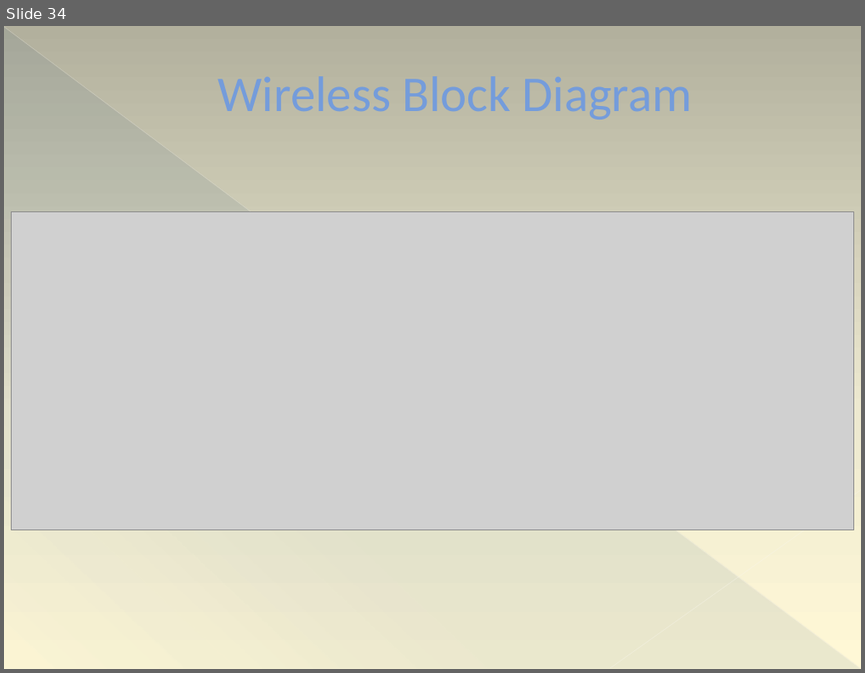
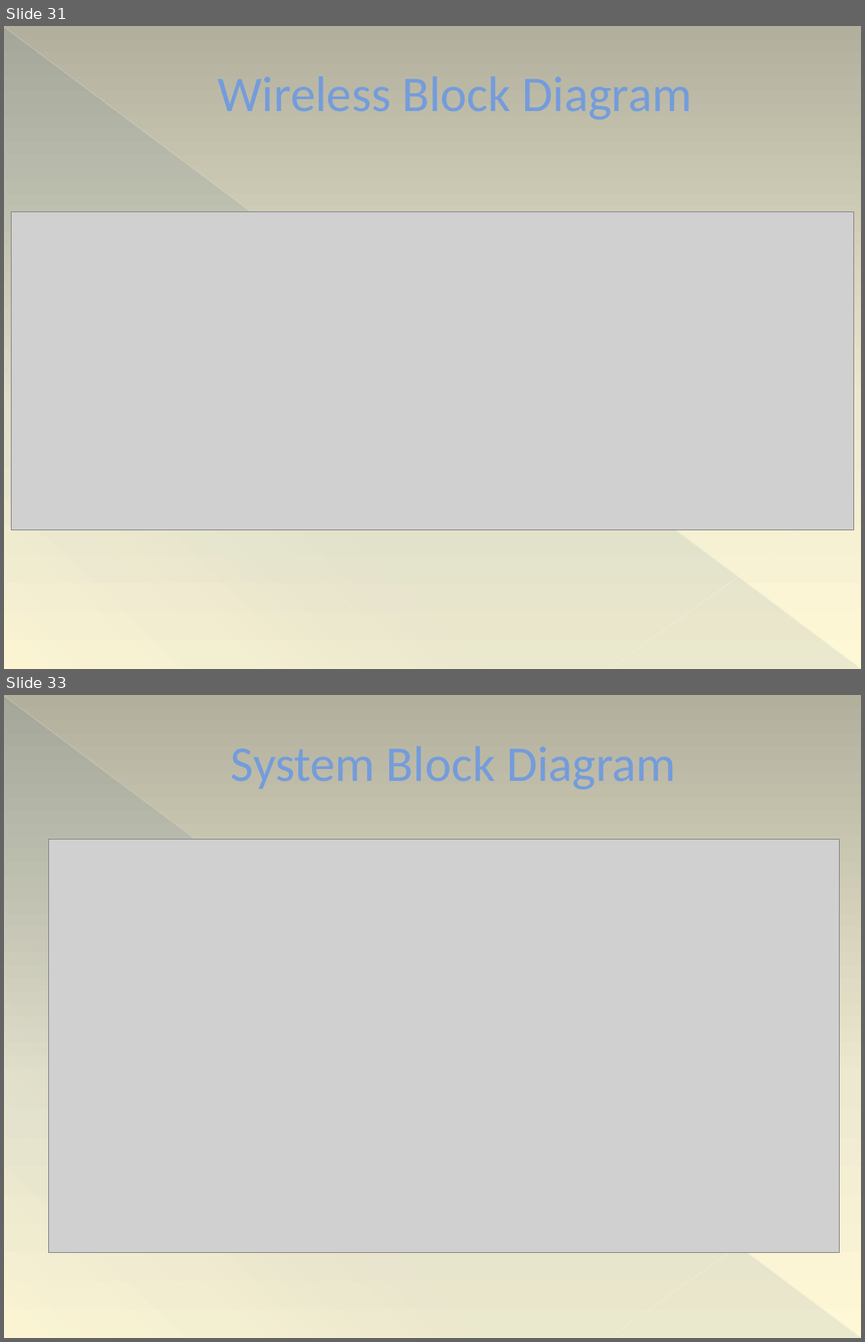
Before and after one commit to ttetelin/eyecu, a slide deck: PDR/PDR.pptx. Shown one above the other, each under a label of ours: slide 34 before the commit, slides 31 and 33 after it; the slides between them are not shown. The pictures are 865x673 and 865x1342 pixels, drawn with LibreOffice and Linux fonts; fonts in the diff are those of the drawing; grey boxes stand for pictures. Boxes give left, top, right and bottom in pixels: in the first picture for what was removed or moved away, otherwise in the second. Text is boxed around its words. In the diff, an @@ line names an element or a change of style, - is before the commit and + after.

```diff
--- a/PDR/PDR.pptx
+++ b/PDR/PDR.pptx
@@ slide 33 added at (4, 695, 861, 1338), background gradient #B3B09D to #EEE9D1 to #FFF9D7; not listed: 3 template elements that a slide beside it also shows @@
@@ title added at (231, 746, 676, 789), 42 pt, text #749CDB @@
+System Block Diagram
@@ picture added at (48, 839, 840, 1252) @@
@@ what was slide 34 is now slide 31 @@
```
Also in this commit, not shown: 2 slides changed, 2 other slides added.
